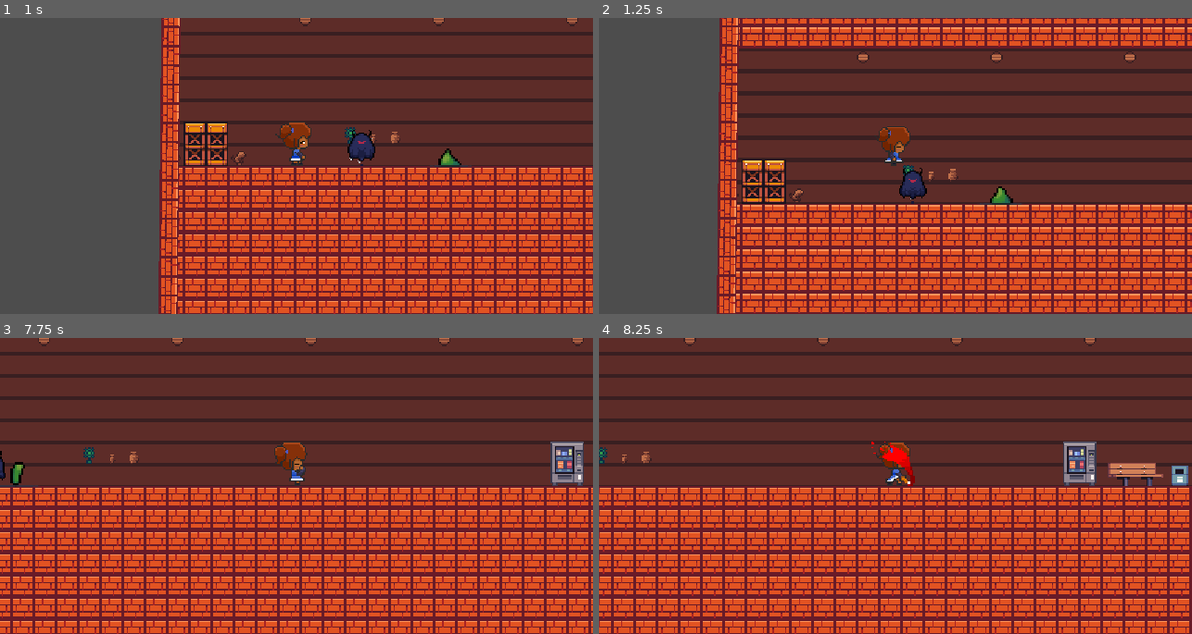
Above: before the commit, frames 1-4 (two rows, left to right).
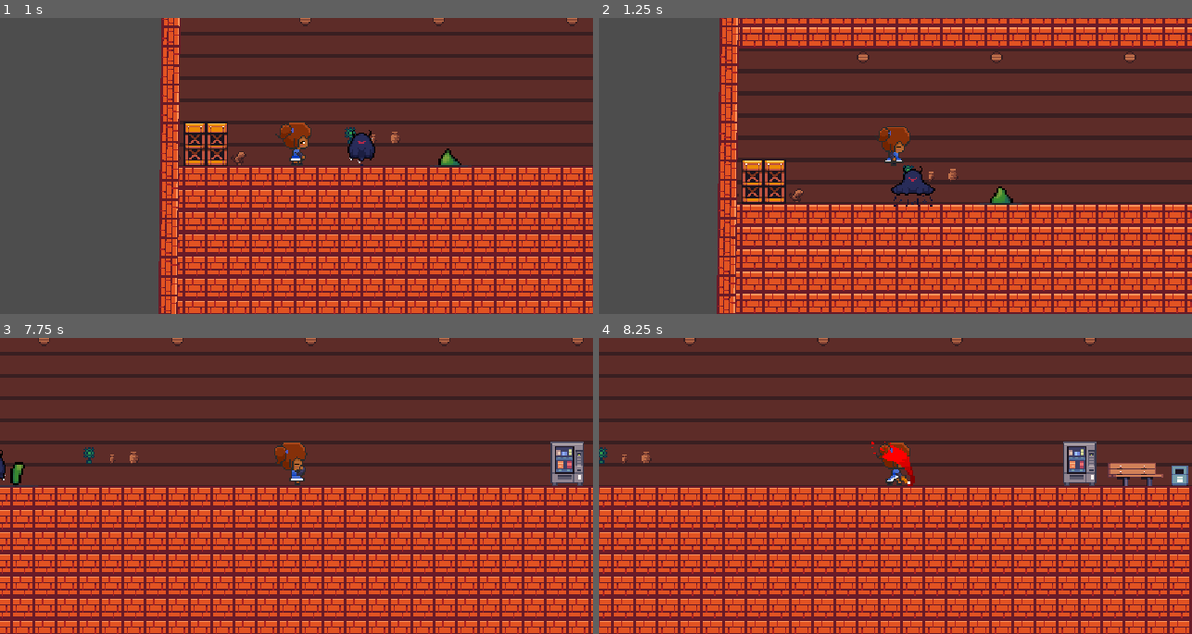
Above: after the commit, the same moments.

Repository: TCCISTOME/PaintLies
Game: Godot game, scene res://nivel_0.tscn
Two runs of this game, one before a commit and one after it. Both use one fixed random seed, a clock stepped at 60 frames per second and the inputs below.
Inputs (mouse positions are in pixels of both pictures, inside the frame that each line leads up to):
- Up to frame 1 (1 s): tap Enter (ui_accept) at 0.5 s; move the mouse to (426, 151) at 0.52 s; hold D (direita) from 0.53 s (still down); click (426, 151) at 0.6 s; tap Space (pular) at 0.77 s
- Up to frame 2 (1.25 s): keep holding D (direita)
- Up to frame 3 (7.75 s): move the mouse to (177, 500) at 1.27 s; tap E (beber) every 1.5 s from 1.35 to 7.35 s; tap Space (pular) at 1.52, 3.02, 3.77, 4.52, 6.02, 6.77, 7.52 s; move the mouse to (355, 420) at 2.02 s; release D (direita) at 2.03 s; hold A (esquerda) 2.03-2.78 s; click (355, 420) at 2.1 s; move the mouse to (266, 545) at 2.77 s; hold D (direita) 2.78-4.28 s; move the mouse to (474, 530) at 3.52 s; click (474, 530) at 3.6 s; move the mouse to (118, 441) at 4.27 s; hold A (esquerda) 4.28-5.03 s; move the mouse to (326, 486) at 5.02 s; hold D (direita) 5.03-5.78 s; click (326, 486) at 5.1 s; move the mouse to (207, 412) at 5.77 s; hold A (esquerda) 5.78-7.28 s; move the mouse to (426, 471) at 6.52 s; click (426, 471) at 6.6 s; move the mouse to (177, 500) at 7.27 s; hold D (direita) from 7.28 s (still down)
- Up to frame 4 (8.25 s): keep holding D (direita); move the mouse to (954, 420) at 8.02 s; click (954, 420) at 8.1 s

Frame 1 is identical in both runs. In frame 2, 0.3% of the frame differs, in the area x 49-57%, y 50-64%; in frame 3, less than 0.1%; in frame 4, nothing differs.

Commit message:
Correção de ataque e variaveis de xp adicionadas

Diff:
--- a/Enemys/dark_ghost.gd
+++ b/Enemys/dark_ghost.gd
@@ -3,6 +3,7 @@
 const JUMP_VELOCITY = -400.0
 var direction := -1
 var gravity = ProjectSettings.get_setting("physics/2d/default_gravity")
+var xp_enemy = 50
 
 var is_dead := false
 
@@ -51,7 +52,9 @@
 
 #Inimigo recebendo dano
 func _on_hurt_box_area_entered(area):
-	if darkGhost_life <= 0:
+	if darkGhost_life <= 0 and not is_dead:  # Verifica se o inimigo já morreu
+		is_dead = true  # Marca o inimigo como morto
+		Global.player_xp += xp_enemy
 		die()
 	else:
 		if area.is_in_group("player"):
@@ -65,6 +68,7 @@
 # Player recebendo dano
 func _on_hit_box_area_entered(area):
 	if area.is_in_group("player"):
+		print("entrou")
 		anim.play("attack")
 		Global.player_defese -= darkGhost_attack
 		print("Escudo: ", Global.player_defese)
--- a/Enemys/green_slime.gd
+++ b/Enemys/green_slime.gd
@@ -5,7 +5,7 @@
 var gravity = ProjectSettings.get_setting("physics/2d/default_gravity")
 
 var is_dead := false
-
+var xp_enemy = 50
 # Variáveis do inimigo
 @export var greenSlime_life := 900
 @export var greenSlime_attack := 5
@@ -41,7 +41,9 @@
 
 #Função de hurt para receber dano do player
 func _on_hurt_box_area_entered(area):
-	if greenSlime_life <= 0:
+	if greenSlime_life <= 0 and not is_dead:  # Verifica se o inimigo já morreu
+		is_dead = true  # Marca o inimigo como morto
+		Global.player_xp += xp_enemy
 		die()
 	else:
 		if area.is_in_group("player"):
--- a/Players/heleanor.gd
+++ b/Players/heleanor.gd
@@ -8,7 +8,6 @@
 @export var player_life := 10
 var knockback_vetor := Vector2.ZERO
 
-@onready var contador := $Timer as Timer
 @onready var animation := $anim as AnimatedSprite2D
 @onready var hitbox := $hitBox/collison as CollisionShape2D
 
@@ -35,11 +34,10 @@
 
 	check_void()
 
-
 # Função para verificar se a personagem caiu no void
 func check_void():
 	if global_position.y > 1000:
-		_dead()
+		dead()
 
 func move(delta):
 	# Aplicando gravidade
@@ -56,6 +54,7 @@
 		is_jump = true
 
 	if is_on_floor():
+		print("XP: ",Global.player_xp)
 		animation_jump = false
 		down_x1 = true
 
@@ -116,18 +115,15 @@
 	if Input.is_action_just_pressed("descer"):
 		position.y += 4
 
-func _dead():
-	animation.play("dead")
-	queue_free()
-	print("morreu")
+func dead():
+	get_tree().quit()
+	# get_tree().change_scene("res://path_para_sua_cena_de_game_over.tscn")
 
-	get_tree().quit()
-	# Troca para a cena de Game Over ou reinicia o nível
-	#get_tree().change_scene_to(preload("res://path_para_sua_proxima_cena.tscn"))
-
-func _on_hurt_box_body_entered(body):
+func _on_hurt_box_body_entered(_body):
+	print("PL: ", Global.player_life )
+	print("PE: ", Global.player_defese )
 	if Global.player_life <= 0:
-		owner.queue_free()
+		dead()
 	else:
 		if $ray_right.is_colliding():
 			knockBack(Vector2(-280,-70))
@@ -135,6 +131,9 @@
 			knockBack(Vector2(280,-70))
 		elif $ray_bottom.is_colliding():
 			knockBack(Vector2(300,-70))
+
+
+
 
 func knockBack(knockback_force := Vector2.ZERO, duration := 0.15):
 	if knockback_force != Vector2.ZERO:
@@ -146,5 +145,8 @@
 		knockback_tween.parallel().tween_property(animation, "modulate", Color(1,1,1,1), duration)
 
 
-#func _on_timer_timeout():
-	#pass # Replace with function body.
+
+
+
+func _on_anim_animation_finished():
+	pass # Replace with function body.
--- a/Players/heleanor.tscn
+++ b/Players/heleanor.tscn
@@ -298,9 +298,9 @@
 
 [node name="animator" type="AnimationPlayer" parent="."]
 
-[node name="hurtBox" type="Area2D" parent="."]
+[node name="hurtBox" type="Area2D" parent="." groups=["player"]]
 collision_layer = 64
-collision_mask = 4
+collision_mask = 36
 
 [node name="hurtCollision" type="CollisionShape2D" parent="hurtBox"]
 position = Vector2(0.5, -14)
@@ -332,7 +332,7 @@
 target_position = Vector2(-4, 0)
 collision_mask = 4
 
-[node name="ShieldRegenTimer" type="Timer" parent="."]
+[node name="Timer" type="Timer" parent="."]
 
 [connection signal="body_entered" from="hurtBox" to="." method="_on_hurt_box_body_entered"]
-[connection signal="timeout" from="ShieldRegenTimer" to="." method="_on_shield_regen_timer_timeout"]
+[connection signal="timeout" from="Timer" to="." method="_on_timer_timeout"]
--- a/scripts/global.gd
+++ b/scripts/global.gd
@@ -5,3 +5,4 @@
 var player_attack := 50
 var player_defese_max := 50
 var player_defese := 50
+var player_xp := 0
